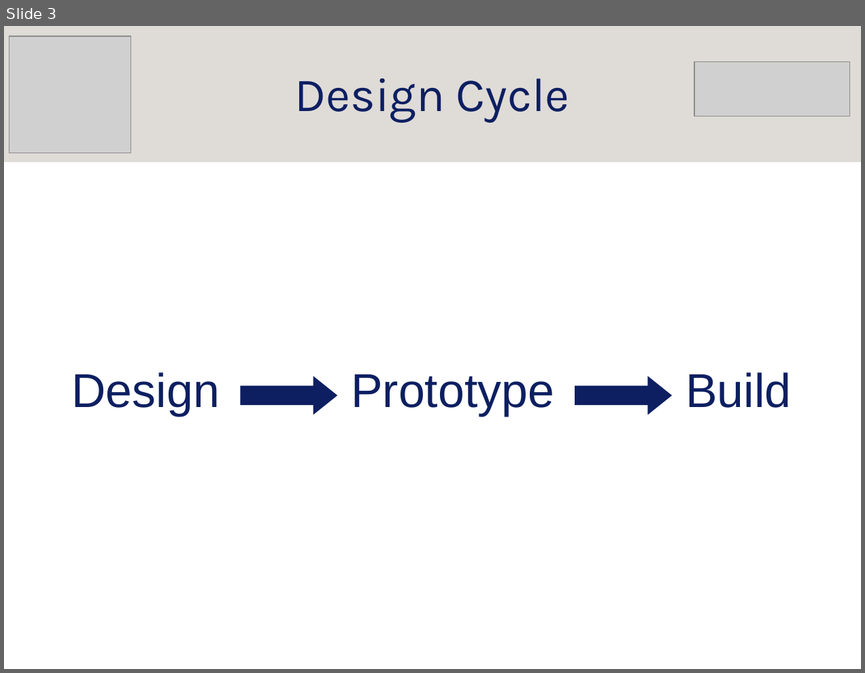
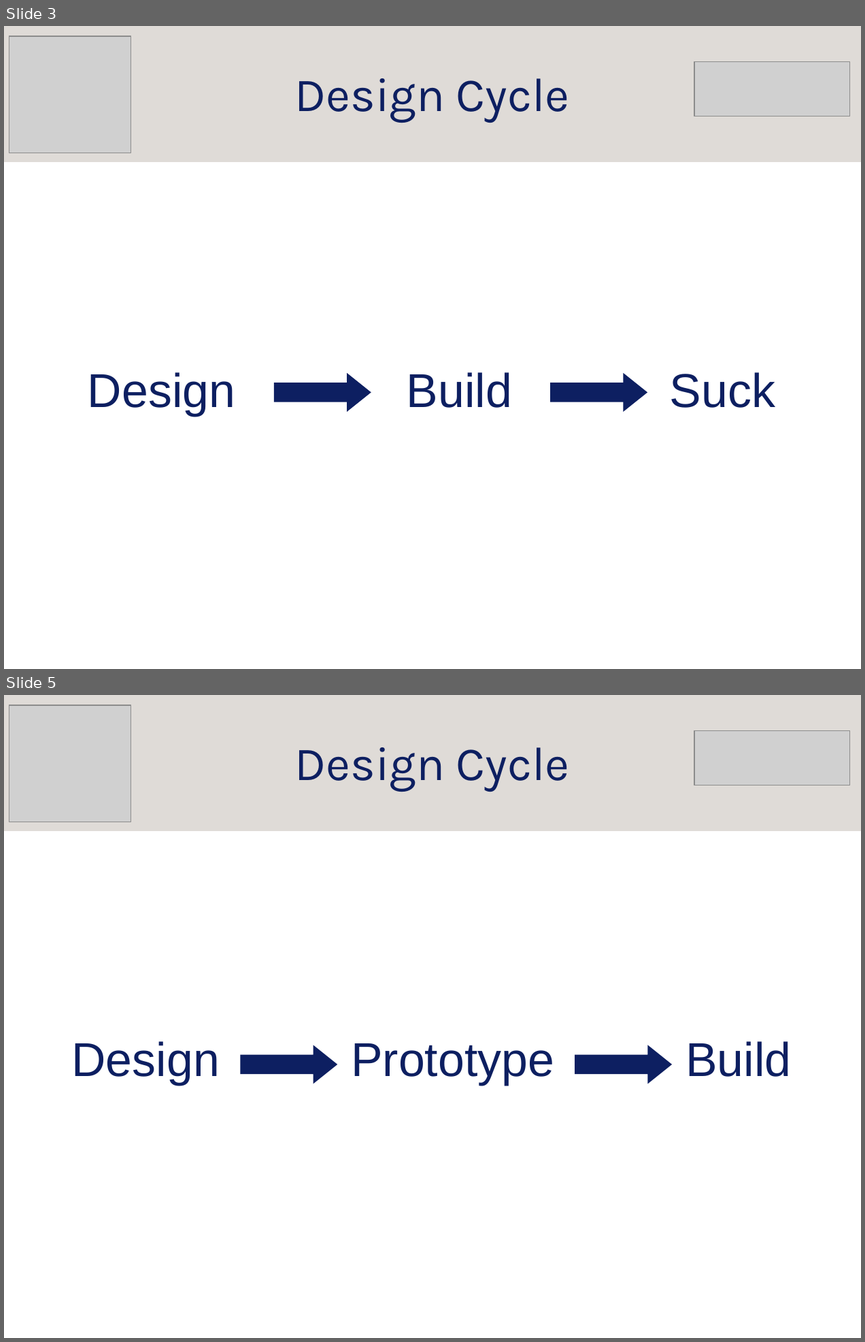
Before and after one commit to srobo-legacy/kickstart-presentations, a slide deck: mech/mech.odp. Shown one above the other, each under a label of ours: slide 3 before the commit, slides 3 and 5 after it; the slides between them are not shown. The pictures are 865x673 and 865x1342 pixels, drawn with LibreOffice and Linux fonts; fonts in the diff are those of the drawing; grey boxes stand for pictures; background and template pictures are left out. Boxes give left, top, right and bottom in pixels: in the first picture for what was removed or moved away, otherwise in the second. Text is boxed around its words. In the diff, an @@ line names an element or a change of style, - is before the commit and + after.

Commit message:
Beat mech slides into shape for kickstart
ready for trial presentation.  imported last year's presentation for
inspiration and image thievery.

```diff
--- a/mech/mech.odp
+++ b/mech/mech.odp
@@ slide 3 added at [4,26,861,669], background #FFFFFF @@
@@ rectangle added at [4,26,861,162], fill #DFDBD7 @@
@@ picture added at [9,36,132,152] @@
@@ picture added at [694,62,850,116] @@
@@ title added at [295,78,570,123], 44 pt, text #0D1F61 @@
+Design Cycle
@@ subtitle added at [88,372,775,416], 44 pt, text #0D1F61 @@
+Design Build Suck
@@ right arrow added at [274,373,371,412], fill #0D1F61 @@
@@ right arrow added at [551,373,648,412], fill #0D1F61 @@
@@ what was slide 3 is now slide 5 @@
```
Also in this commit, not shown: 16 slides changed, 5 other slides added, 3 slides removed, 3 other files.
